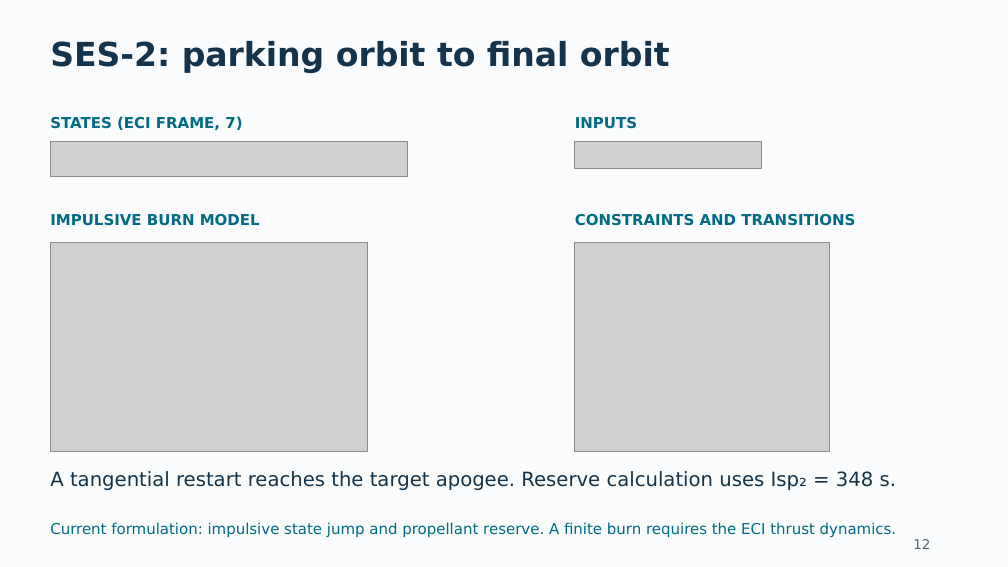
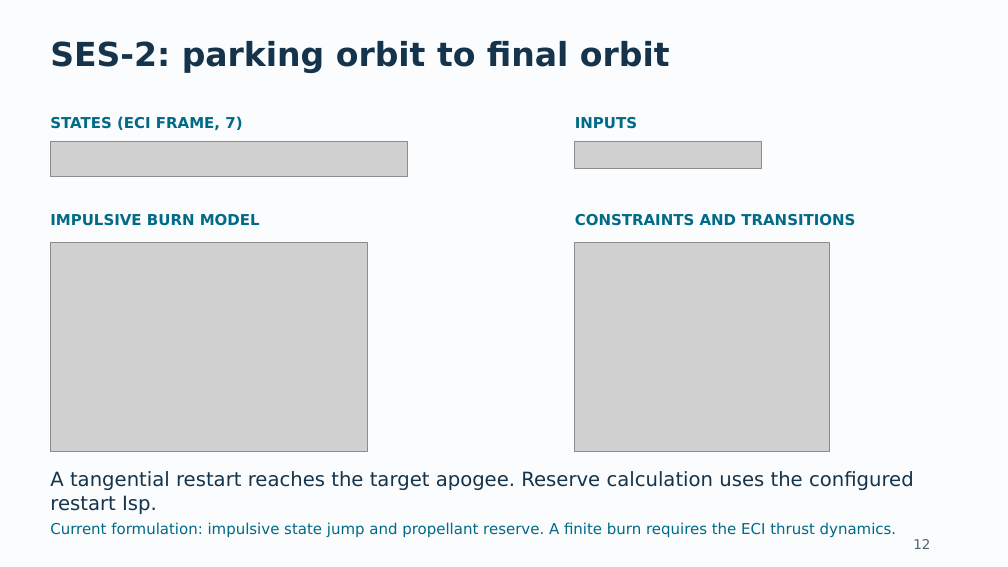
Before and after one commit to pukmark/LaunchVehicleOptimization, a slide deck: slide 12 of Launch_Vehicle_Optimization_GitHub_Current.pptx. Drawn at 1008x567 pixels with LibreOffice and Linux fonts; fonts in the diff are those of the drawing; grey boxes stand for pictures. Boxes give left, top, right and bottom in pixels: in the first picture for what was removed or moved away, otherwise in the second. Text is boxed around its words. In the diff, an @@ line names an element or a change of style, - is before the commit and + after.

```diff
--- a/Launch_Vehicle_Optimization_GitHub_Current.pptx
+++ b/Launch_Vehicle_Optimization_GitHub_Current.pptx
@@ text at <box>50,471,914,514</box>: text changed @@
-A tangential restart reaches the target apogee. Reserve calculation uses Isp₂ = 348 s.
+A tangential restart reaches the target apogee. Reserve calculation uses the configured restart Isp.
```
Also in this commit, not shown: 17 other slides changed, 12 other files.
